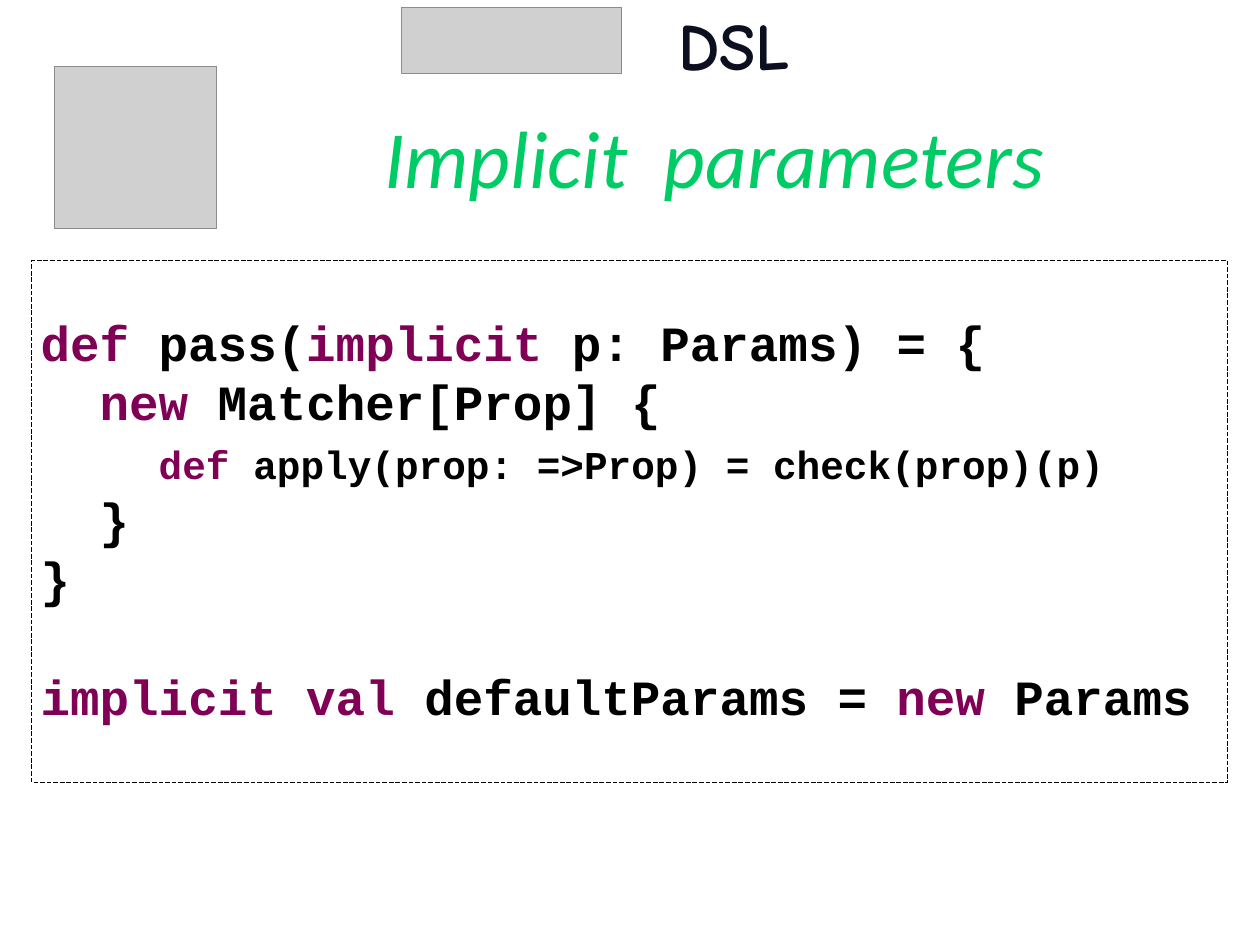
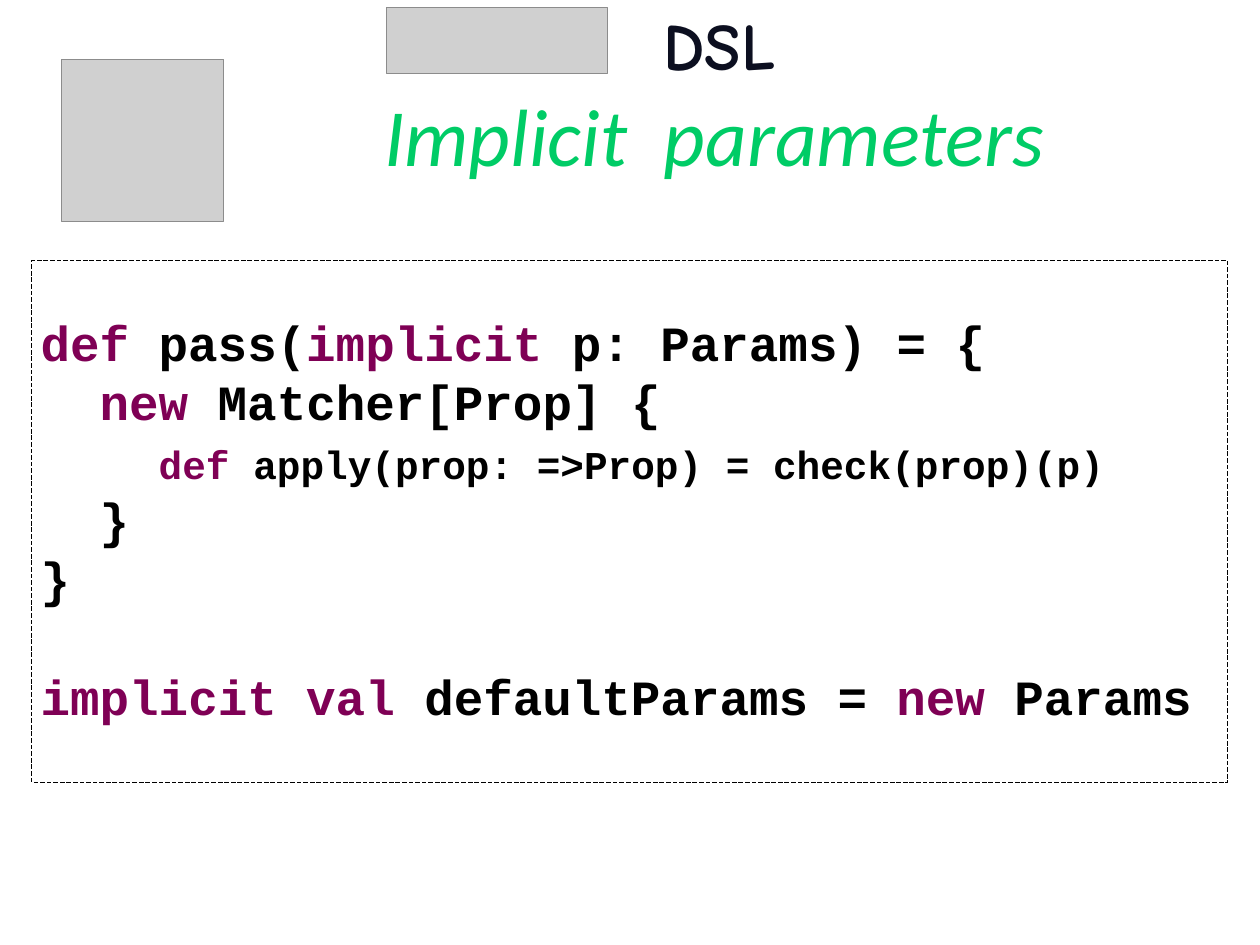
Before and after one commit to etorreborre/oscon-2010, a slide deck: slide 49 of src/main/resources/oscon_2010_specs.pptx. Drawn at 1260x945 pixels with LibreOffice and Linux fonts; fonts in the diff are those of the drawing; grey boxes stand for pictures; background and template pictures are left out. Boxes give left, top, right and bottom in pixels: in the first picture for what was removed or moved away, otherwise in the second. Text is boxed around its words. In the diff, an @@ line names an element or a change of style, - is before the commit and + after.

```diff
--- a/src/main/resources/oscon_2010_specs.pptx
+++ b/src/main/resources/oscon_2010_specs.pptx
@@ title "DSL": place and size @@
-title "DSL" at box(678, 25, 790, 71)
+title "DSL" at box(663, 25, 775, 71)
@@ picture: place and size @@
-picture at box(401, 7, 622, 73)
+picture at box(386, 7, 607, 73)
@@ picture: place and size @@
-picture at box(54, 66, 216, 229)
+picture at box(61, 59, 223, 222)
@@ text "Implicit parameters": place and size @@
-text "Implicit parameters" at box(384, 131, 1044, 201)
+text "Implicit parameters" at box(384, 109, 1044, 179)
```
Also in this commit, not shown: 47 other slides changed, 1 slide removed.
